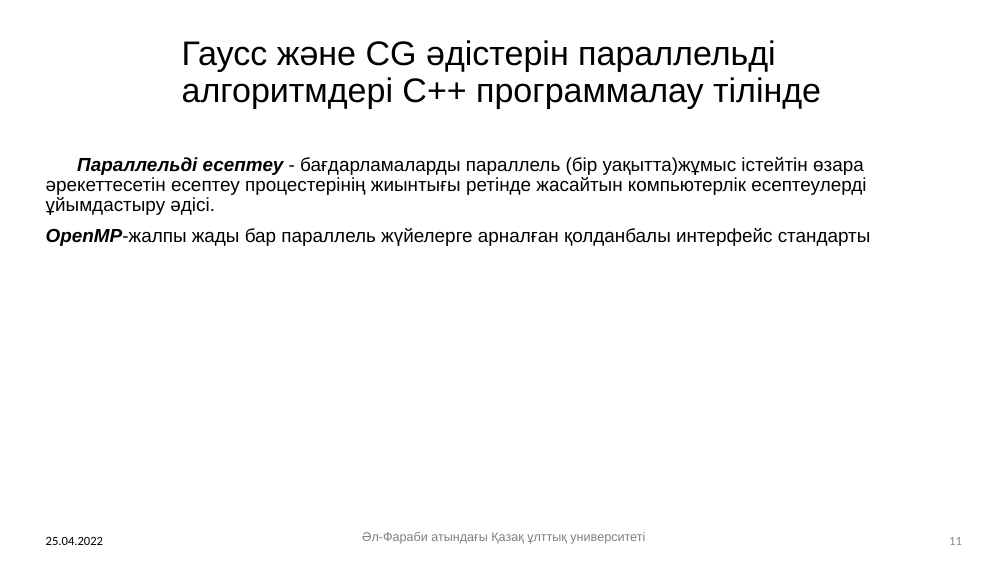
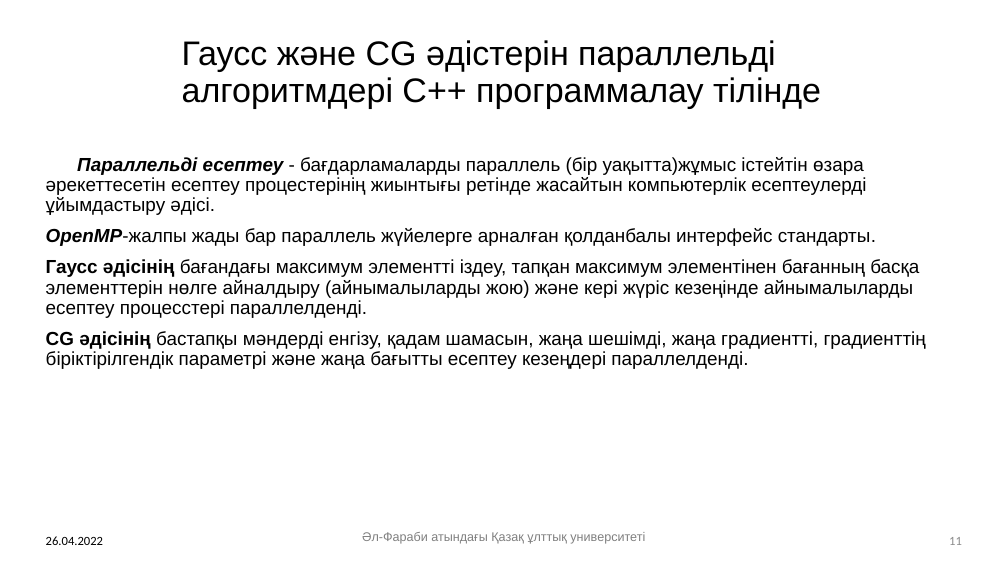
Before and after one commit to Narqyz/satj, a slide deck: slide 11 of Пример каз.pptx. Drawn at 1008x567 pixels with LibreOffice and Linux fonts; fonts in the diff are those of the drawing; background and template pictures are left out. Boxes give left, top, right and bottom in pixels: in the first picture for what was removed or moved away, otherwise in the second. Text is boxed around its words. In the diff, an @@ line names an element or a change of style, - is before the commit and + after.

```diff
--- a/Пример каз.pptx
+++ b/Пример каз.pptx
@@ text at <box>46,228,926,369</box>: text changed @@
-OpenMP-жалпы жады бар параллель жүйелерге арналған қолданбалы интерфейс стандарты
+OpenMP-жалпы жады бар параллель жүйелерге арналған қолданбалы интерфейс стандарты.
+Гаусс әдісінің бағандағы максимум элементті іздеу, тапқан максимум элементінен бағанның басқа элементтерін нөлге айналдыру (айнымалыларды жою) және кері жүріс кезеңінде айнымалыларды есептеу процесстері параллелденді.
+CG әдісінің бастапқы мәндерді енгізу, қадам шамасын, жаңа шешімді, жаңа градиентті, градиенттің біріктірілгендік параметрі және жаңа бағытты есептеу кезеңдері параллелденді.
@@ text at <box>46,536,103,545</box>: text changed @@
-25.04.2022
+26.04.2022
```
Also in this commit, not shown: 13 other slides changed, 10 other files.
